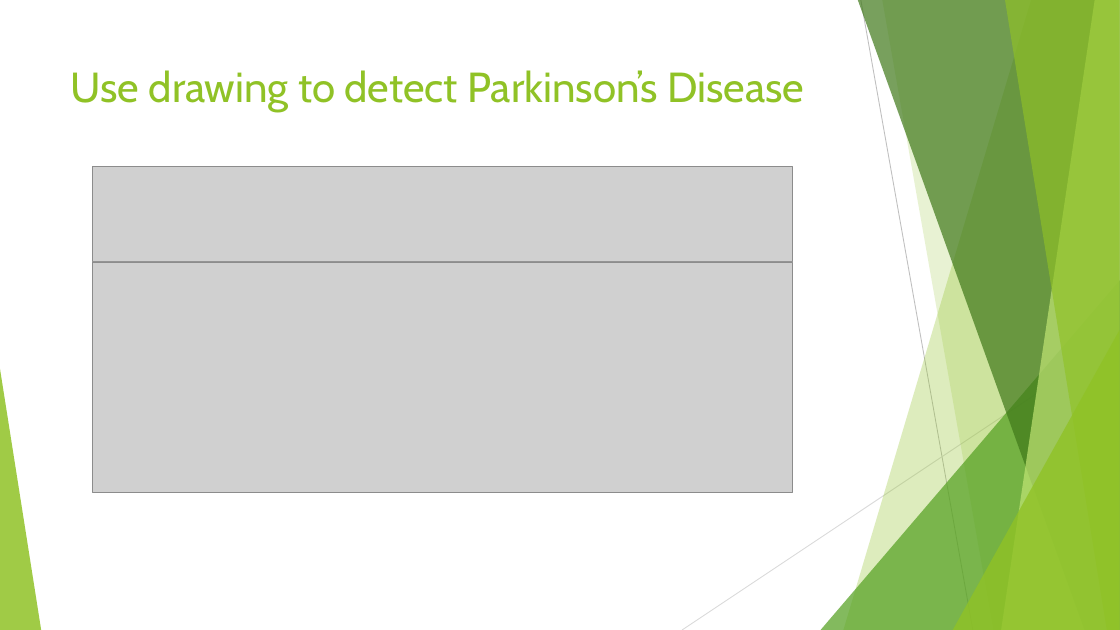
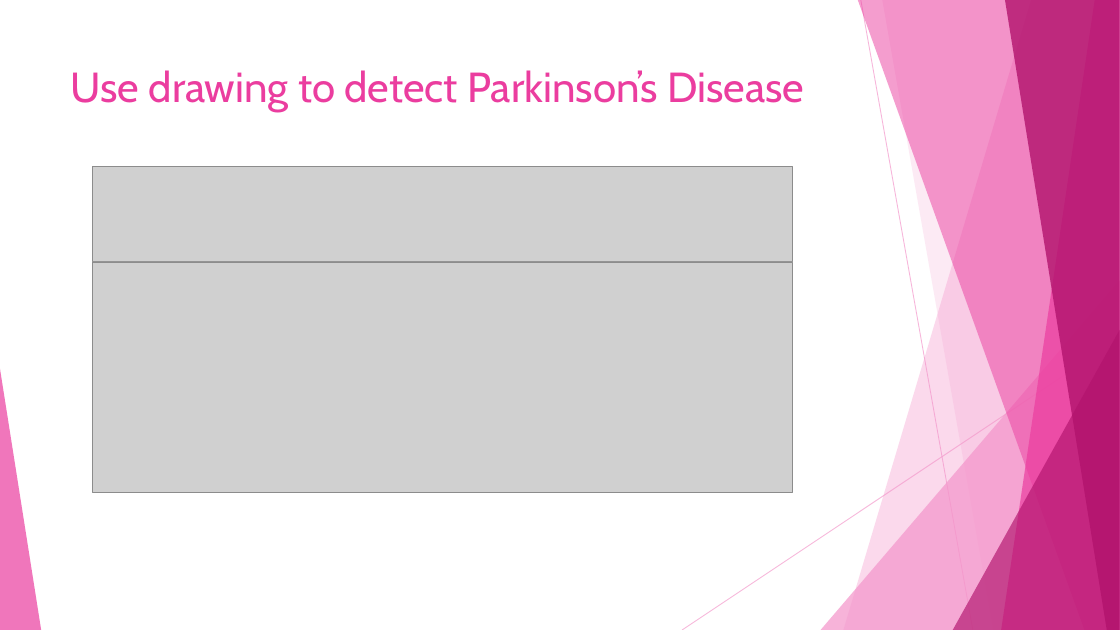
Before and after one commit to JiashuWu/NeuroGraph, a slide deck: slide 3 of Neurograph Project Presentation/Neurograph Presentation Jiashu Wu.pptx (slide 2 before the commit). Drawn at 1120x630 pixels with LibreOffice and Linux fonts; fonts in the diff are those of the drawing; grey boxes stand for pictures. Boxes give left, top, right and bottom in pixels: in the first picture for what was removed or moved away, otherwise in the second. Text is boxed around its words. In the diff, an @@ line names an element or a change of style, - is before the commit and + after.

```diff
--- a/Neurograph Project Presentation/Neurograph Presentation Jiashu Wu.pptx
+++ b/Neurograph Project Presentation/Neurograph Presentation Jiashu Wu.pptx
@@ freeform shape at (844, 0, 1120, 630): fill #90C226 at 30% opacity to #F496CB at 36% opacity @@
@@ freeform shape at (858, 0, 1120, 630): fill #3F7819 at 70% opacity to #EB3D9F at 50% opacity @@
@@ line (861, 0) - (973, 630): stroke #BFBFBF 0.75 pt to #F496CB 0.75 pt @@
@@ freeform shape at (882, 0, 1120, 630): fill #90C226 at 20% opacity to #F496CB at 20% opacity @@
@@ freeform shape at (1002, 0, 1120, 630): fill #C0E474 at 70% opacity to #EB3D9F at 70% opacity @@
@@ freeform shape at (1005, 0, 1120, 630): fill #90C226 at 65% opacity to #B2136D at 80% opacity @@
@@ title "Use drawing to detect Parkinson’s ..." at (71, 70, 804, 112): text colour #90C226 to #EB3D9F @@
@@ triangle at (821, 280, 1120, 630): fill #54A021 at 72% opacity to #F496CB at 72% opacity @@
@@ line (1120, 339) - (682, 630): stroke #D9D9D9 0.75 pt to #F496CB 0.75 pt @@
@@ triangle at (953, 330, 1120, 630): fill #90C226 at 80% opacity to #B2136D at 66% opacity @@
@@ triangle at (0, 369, 41, 630): fill #90C226 at 85% opacity to #EB3D9F at 70% opacity @@
```
Also in this commit, not shown: 4 other slides changed, 4 slides added, 2 slides removed, 1 other file.
